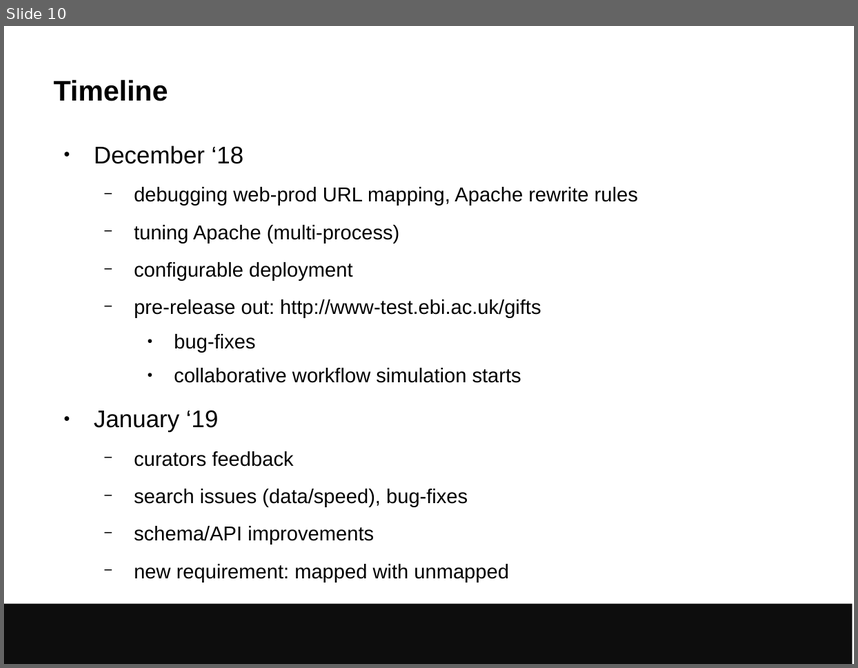
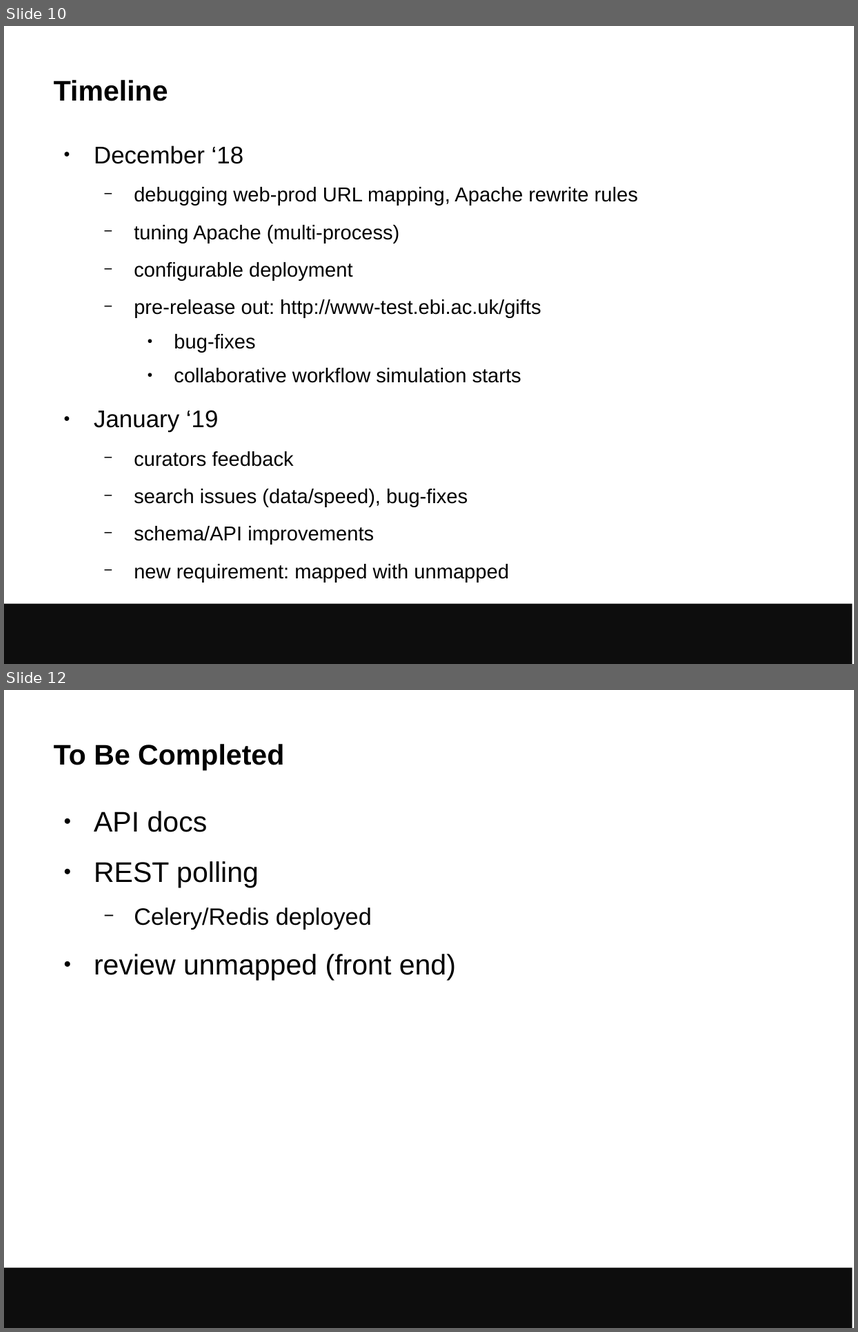
Before and after one commit to avullo/presentations, a slide deck: 2019/application-away-day-04-19/talk.odp. Shown one above the other, each under a label of ours: slide 10 before the commit, slides 10 and 12 after it; the slides between them are not shown. The pictures are 858x668 and 858x1332 pixels, drawn with LibreOffice and Linux fonts; fonts in the diff are those of the drawing; background and template pictures are left out. Boxes give left, top, right and bottom in pixels: in the first picture for what was removed or moved away, otherwise in the second. Text is boxed around its words. In the diff, an @@ line names an element or a change of style, - is before the commit and + after.

```diff
--- a/2019/application-away-day-04-19/talk.odp
+++ b/2019/application-away-day-04-19/talk.odp
@@ slide 12 added at (4,690,854,1328), background #FFFFFF; not listed: 1 template element that a slide beside it also shows @@
@@ title added at (54,744,284,771), 24 pt, text #000000, bold @@
+To Be Completed
@@ text added at (94,811,456,980), 24 pt, text #000000 @@
+● API docs
+● REST polling
+  − Celery/Redis deployed
+● review unmapped (front end)
```
Also in this commit, not shown: 2 slides changed, 1 other file.
